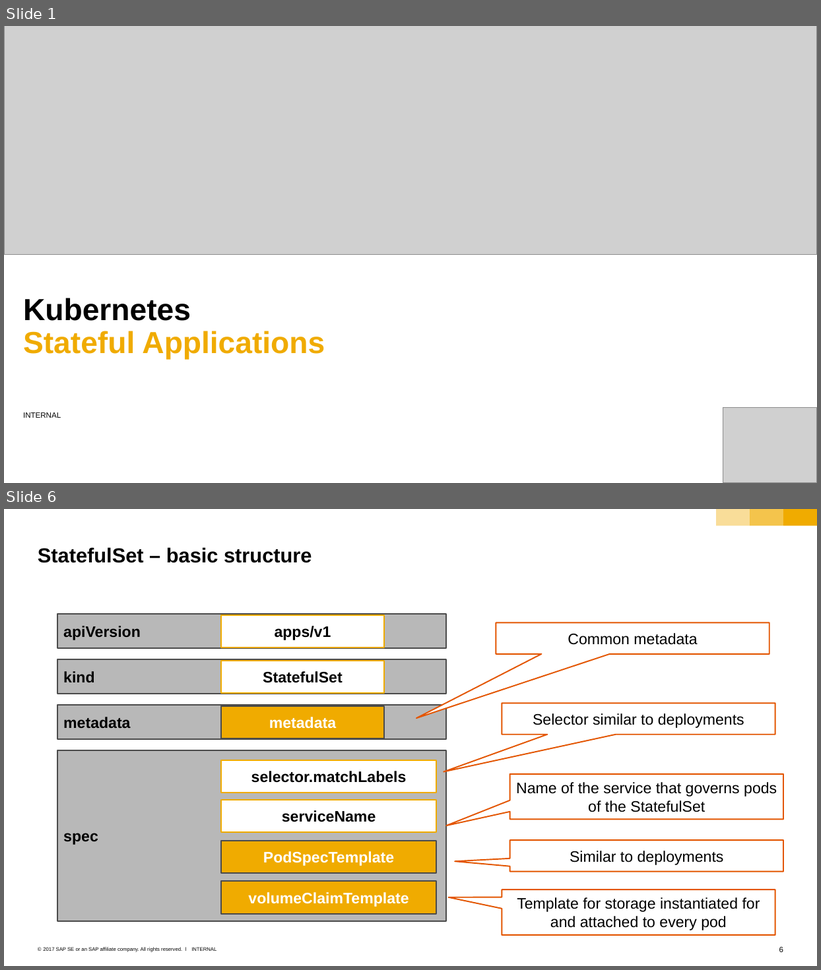
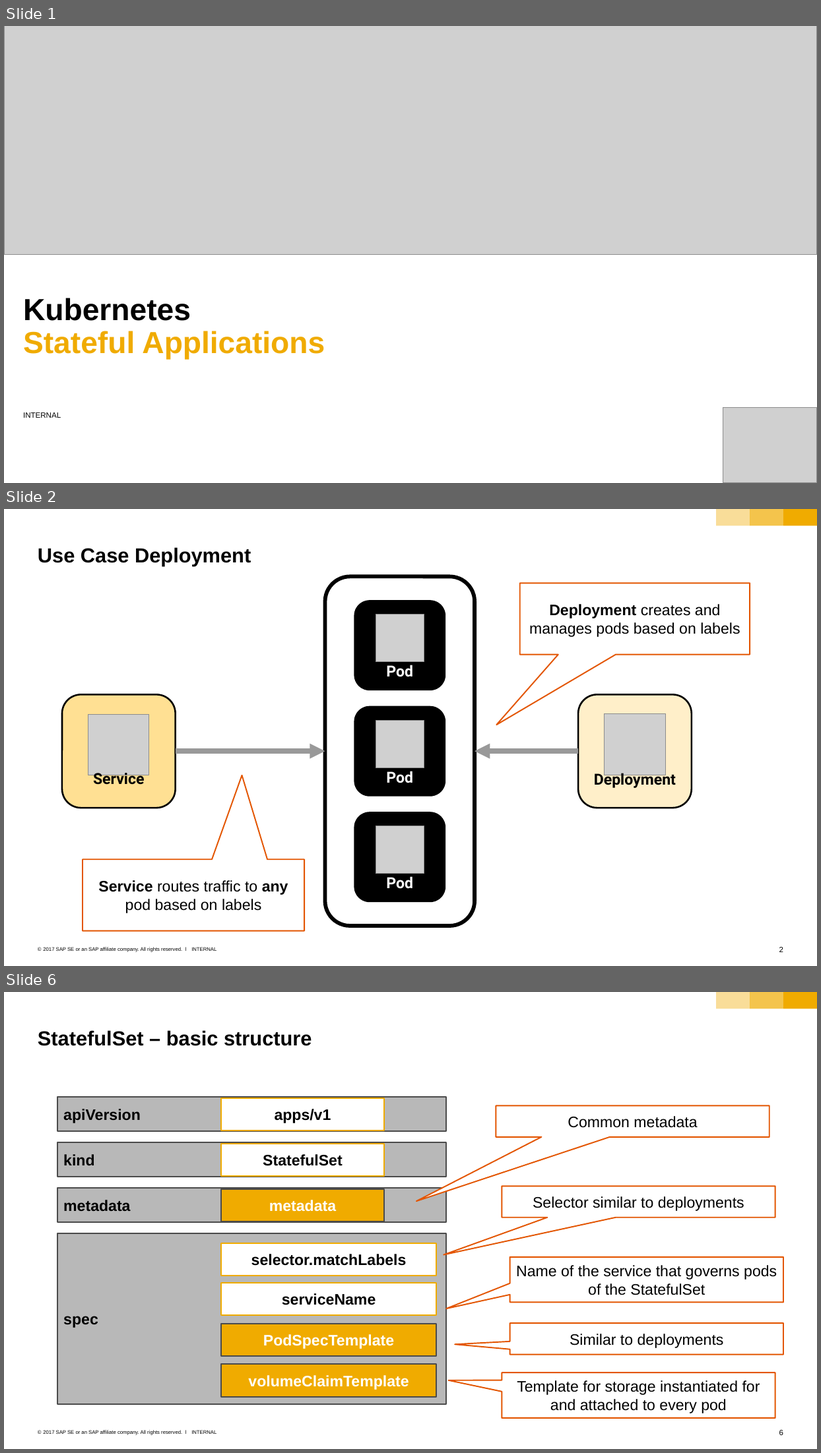
Before and after one commit to cuijiyao01/docker-k8s-training, a slide deck: kubernetes/10_statefulset.pptx. Shown one above the other, each under a label of ours: slides 1 and 6 before the commit, slides 1, 2 and 6 after it; the slides between them are not shown. The pictures are 821x970 and 821x1453 pixels, drawn with LibreOffice and Linux fonts; fonts in the diff are those of the drawing; grey boxes stand for pictures; background and template pictures are left out. Boxes give left, top, right and bottom in pixels: in the first picture for what was removed or moved away, otherwise in the second. Text is boxed around its words. In the diff, an @@ line names an element or a change of style, - is before the commit and + after.

```diff
--- a/kubernetes/10_statefulset.pptx
+++ b/kubernetes/10_statefulset.pptx
@@ slide 2 added at bbox=[4, 509, 817, 966], background #FFFFFF; not listed: 6 template elements that a slide beside it also shows @@
@@ title added at bbox=[38, 547, 251, 566], 24 pt, text #000000, bold @@
+Use Case Deployment
@@ group added at bbox=[325, 577, 475, 926]: 4 rounded rectangles, 3 pictures, 3 texts @@
+Pod
+Pod
+Pod
@@ speech box added at bbox=[519, 584, 749, 655], fill #FFFFFF, outline #E35500 1.5 pt, 18 pt, text #000000 @@
+Deployment creates and manages pods based on labels
@@ rounded rectangle added at bbox=[62, 694, 176, 808], fill #FFE093, outline #000000 2 pt @@
@@ rounded rectangle added at bbox=[578, 694, 692, 808], fill #FFEFC9, outline #000000 2 pt @@
@@ picture added at bbox=[88, 714, 149, 776] @@
@@ picture added at bbox=[605, 714, 665, 776] @@
@@ elbow arrow added from (176, 751) to (325, 751), #999999 6 pt @@
@@ elbow arrow added from (578, 751) to (475, 751), #999999 6 pt @@
@@ text added at bbox=[93, 771, 145, 788], 18 pt, text #000000, bold @@
+Service
@@ text added at bbox=[594, 771, 676, 788], 18 pt, text #000000, bold @@
+Deployment
@@ speech box added at bbox=[83, 859, 304, 931], fill #FFFFFF, outline #E35500 1.5 pt, 18 pt, text #000000 @@
+Service routes traffic to any pod based on labels
```
Also in this commit, not shown: 1 slide changed, 2 other slides added, 4 slides removed.
